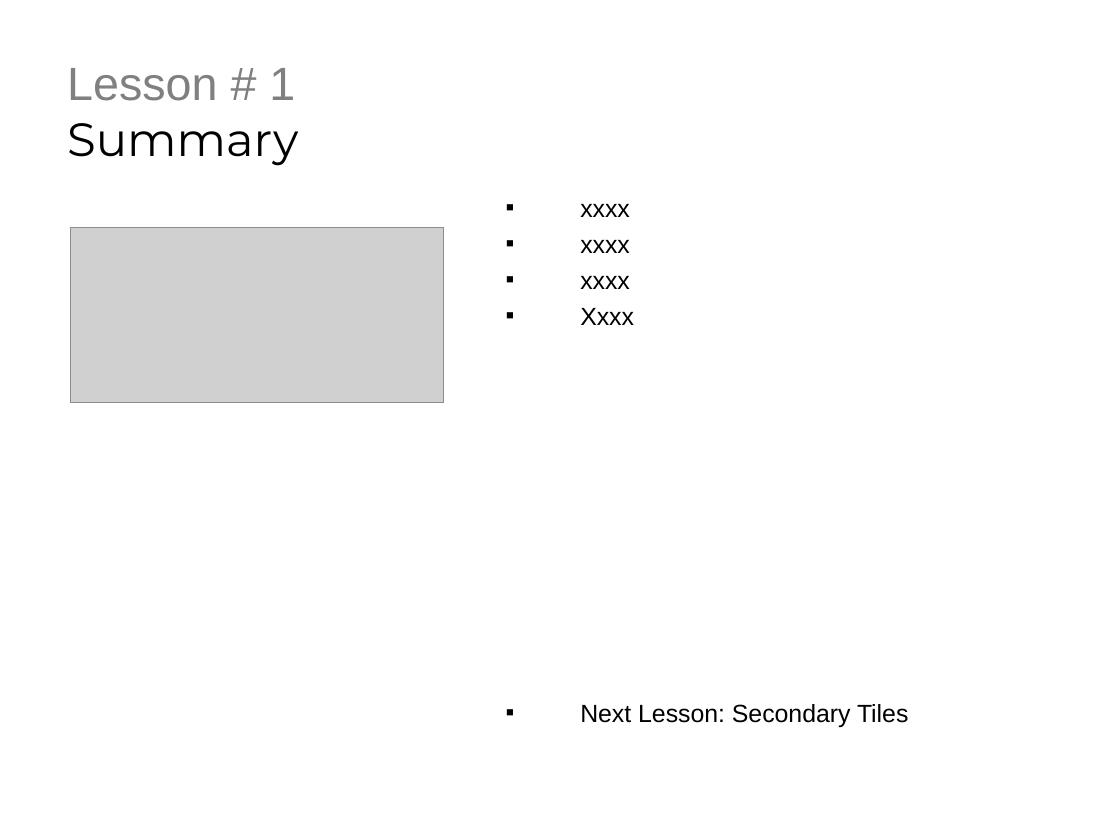
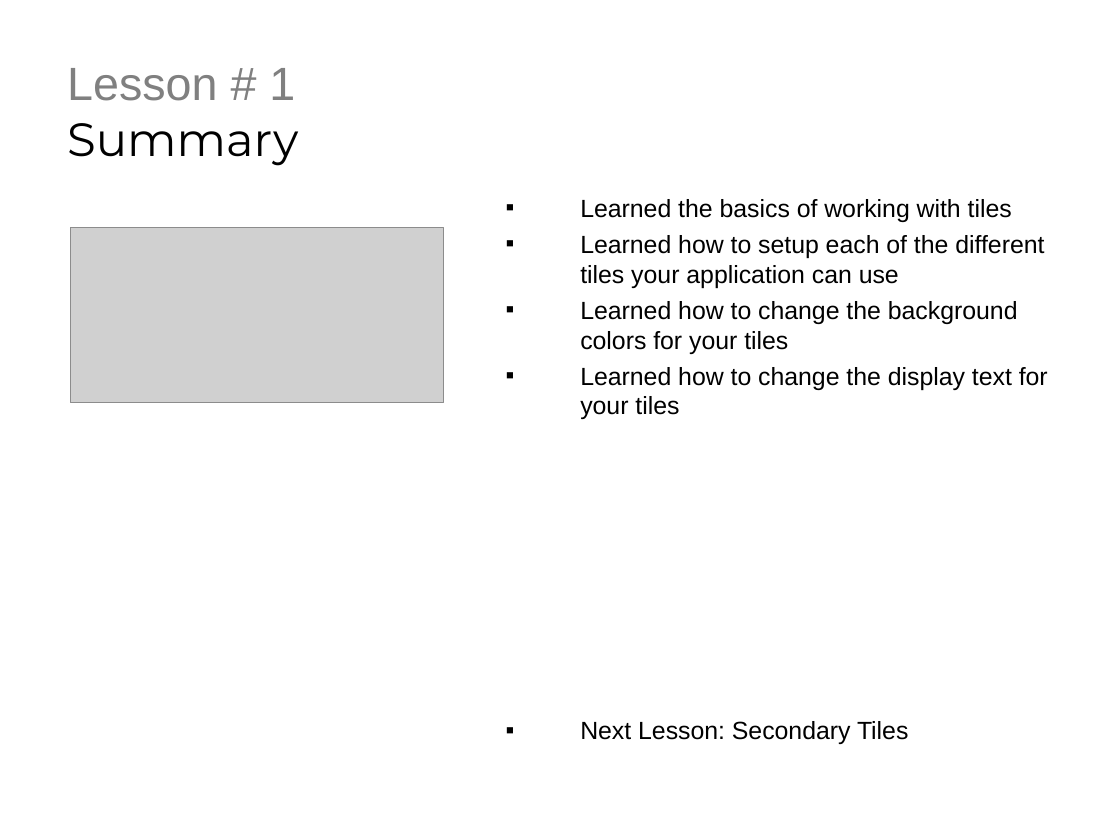
Before and after one commit to derikwhittaker/LiveLessons.WinRT, a slide deck: slide 3 of Chapter.6.WorkingWithTiles/Lesson.1.BasicTiles/Chapter6.Lesson1.ppt. Drawn at 1120x840 pixels with LibreOffice and Linux fonts; fonts in the diff are those of the drawing; grey boxes stand for pictures; background and template pictures are left out. Boxes give left, top, right and bottom in pixels: in the first picture for what was removed or moved away, otherwise in the second. Text is boxed around its words. In the diff, an @@ line names an element or a change of style, - is before the commit and + after.

Commit message:
details on ppt and text files

```diff
--- a/Chapter.6.WorkingWithTiles/Lesson.1.BasicTiles/Chapter6.Lesson1.ppt
+++ b/Chapter.6.WorkingWithTiles/Lesson.1.BasicTiles/Chapter6.Lesson1.ppt
@@ text at (x1=580, y1=199, x2=1048, y2=419): text changed @@
-▪ xxxx
-▪ xxxx
-▪ xxxx
-▪ Xxxx
+▪ Learned the basics of working with tiles
+▪ Learned how to setup each of the different tiles your application can use
+▪ Learned how to change the background colors for your tiles
+▪ Learned how to change the display text for your tiles
```
Also in this commit, not shown: 1 other slide changed, 7 other files.
